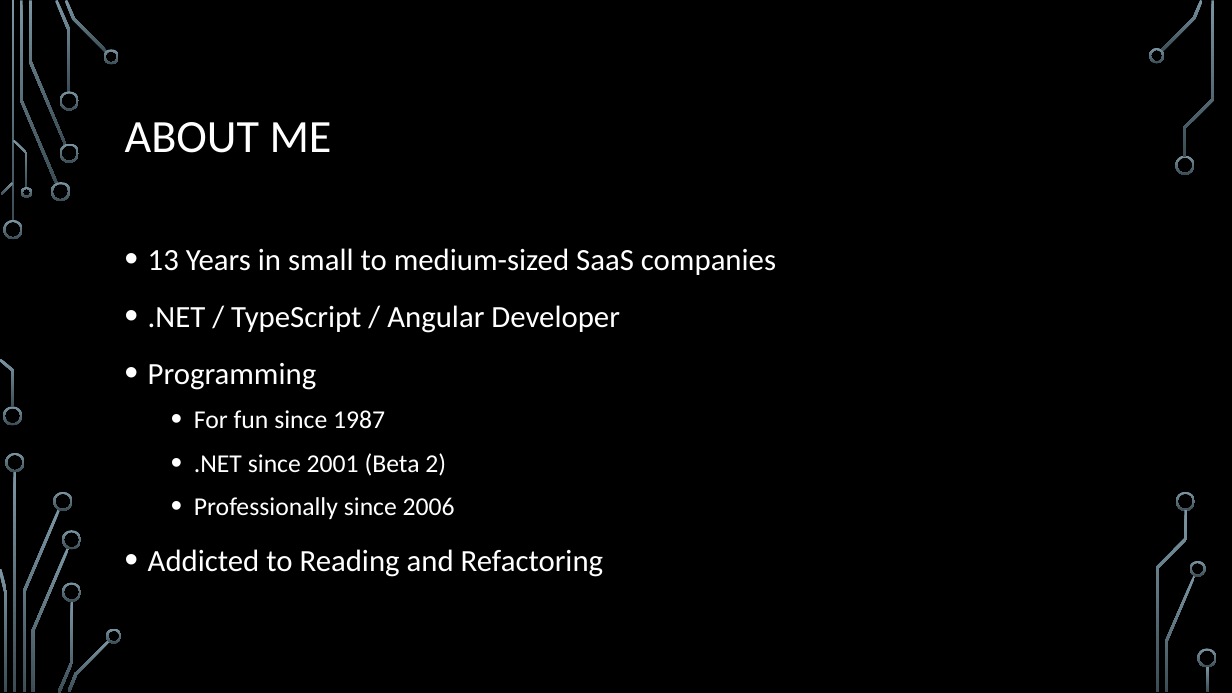
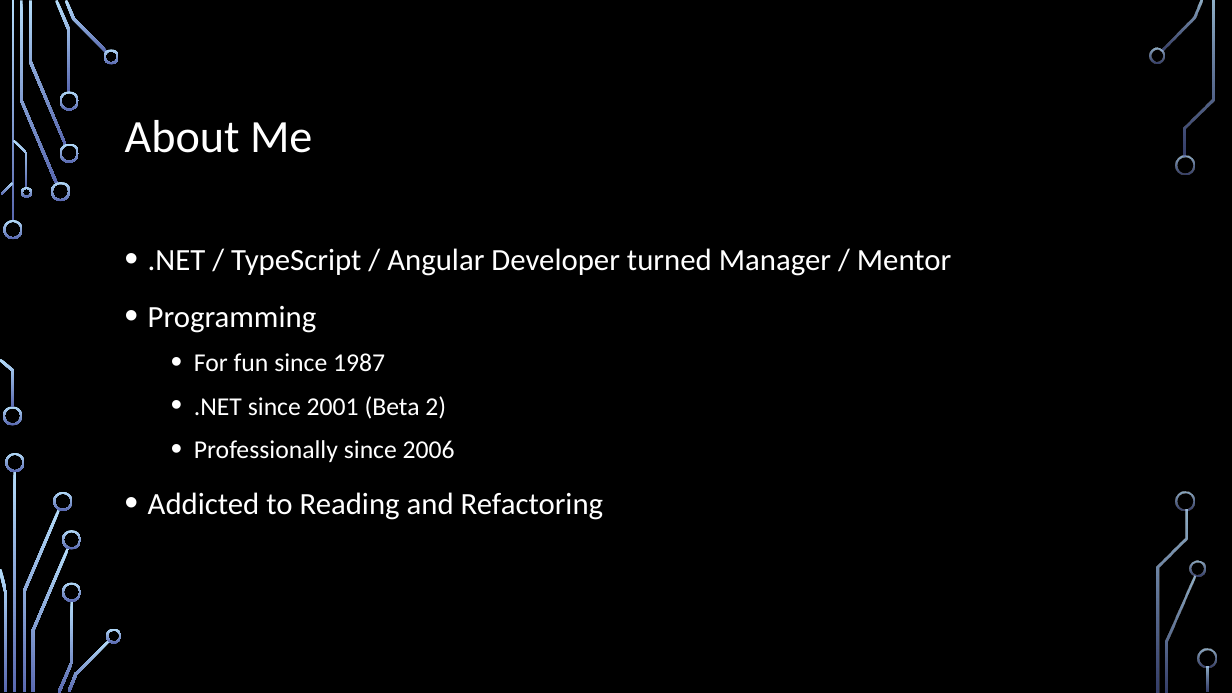
Before and after one commit to IntegerMan/SoftwareQualityTalk, a slide deck: slide 2 of Software Quality Recipes for Legacy.pptx. Drawn at 1232x693 pixels with LibreOffice and Linux fonts; fonts in the diff are those of the drawing; background and template pictures are left out. Boxes give left, top, right and bottom in pixels: in the first picture for what was removed or moved away, otherwise in the second. Text is boxed around its words. In the diff, an @@ line names an element or a change of style, - is before the commit and + after.

```diff
--- a/Software Quality Recipes for Legacy.pptx
+++ b/Software Quality Recipes for Legacy.pptx
@@ fill gradient #7C96A3 to #3B4C54 to gradient #B4DCFA to #5968B0 in 36 elements at (x1=4, y1=220, x2=23, y2=239), (x1=3, y1=407, x2=22, y2=426), (x1=20, y1=1, x2=57, y2=184), (x1=51, y1=182, x2=70, y2=201), (x1=29, y1=1, x2=66, y2=145), (x1=55, y1=0, x2=71, y2=92), (x1=59, y1=143, x2=79, y2=163), (x1=59, y1=91, x2=79, y2=111), (x1=65, y1=0, x2=107, y2=54), (x1=104, y1=49, x2=120, y2=64), (x1=1, y1=182, x2=14, y2=195), (x1=0, y1=359, x2=14, y2=408), (x1=13, y1=140, x2=28, y2=188), (x1=20, y1=187, x2=31, y2=198), (x1=14, y1=471, x2=17, y2=692), (x1=22, y1=509, x2=59, y2=691), (x1=6, y1=453, x2=25, y2=472), (x1=0, y1=568, x2=6, y2=691), (x1=54, y1=492, x2=73, y2=511), (x1=31, y1=548, x2=69, y2=692), (x1=57, y1=601, x2=73, y2=693), (x1=62, y1=531, x2=81, y2=550), (x1=62, y1=582, x2=81, y2=602), (x1=67, y1=640, x2=110, y2=692), (x1=106, y1=628, x2=122, y2=643), (x1=1161, y1=0, x2=1203, y2=52), (x1=1149, y1=48, x2=1165, y2=64), (x1=1176, y1=155, x2=1195, y2=175), (x1=1165, y1=576, x2=1196, y2=692), (x1=1190, y1=561, x2=1206, y2=577), (x1=1184, y1=1, x2=1214, y2=157), (x1=1177, y1=492, x2=1196, y2=511), (x1=1156, y1=510, x2=1188, y2=692), (x1=1198, y1=649, x2=1217, y2=668), (x1=1207, y1=666, x2=1210, y2=692), (x1=11, y1=1, x2=14, y2=222) @@
@@ title at (x1=125, y1=120, x2=312, y2=153): text changed @@
-ABOUT ME
+About Me
@@ text at (x1=148, y1=248, x2=952, y2=276): text changed @@
-• 13 Years in small to medium-sized SaaS companies
-• .NET / TypeScript / Angular Developer
+• .NET / TypeScript / Angular Developer turned Manager / Mentor
```
Also in this commit, not shown: 6 other slides changed, 40 slides added, 2 slides removed.
